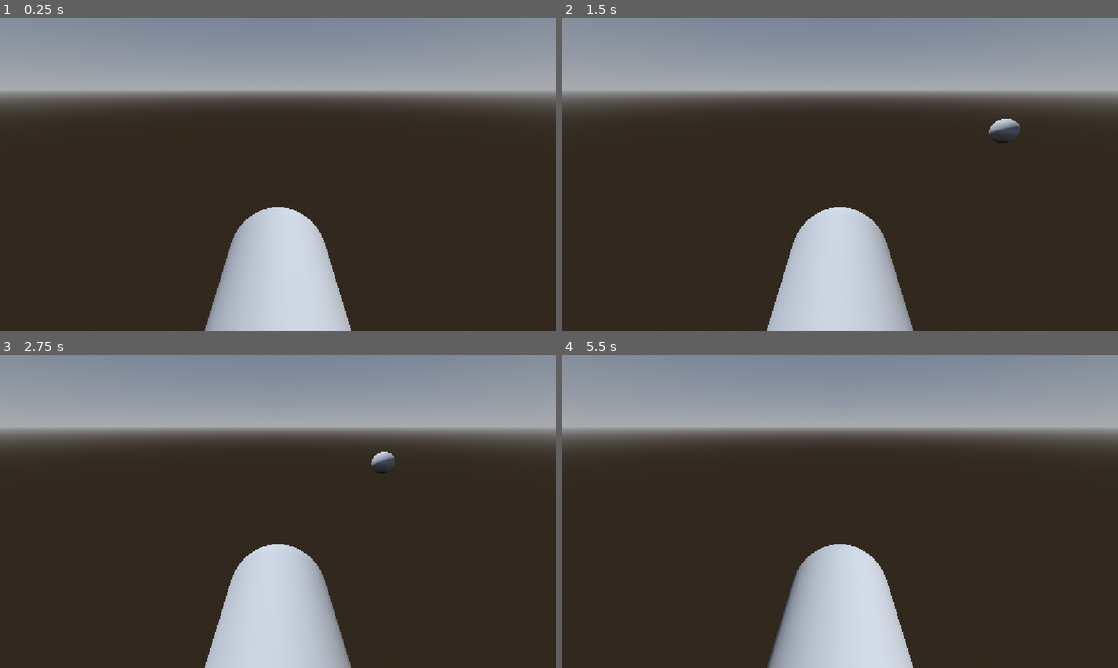
Above: before the commit, frames 1-4 (two rows, left to right).
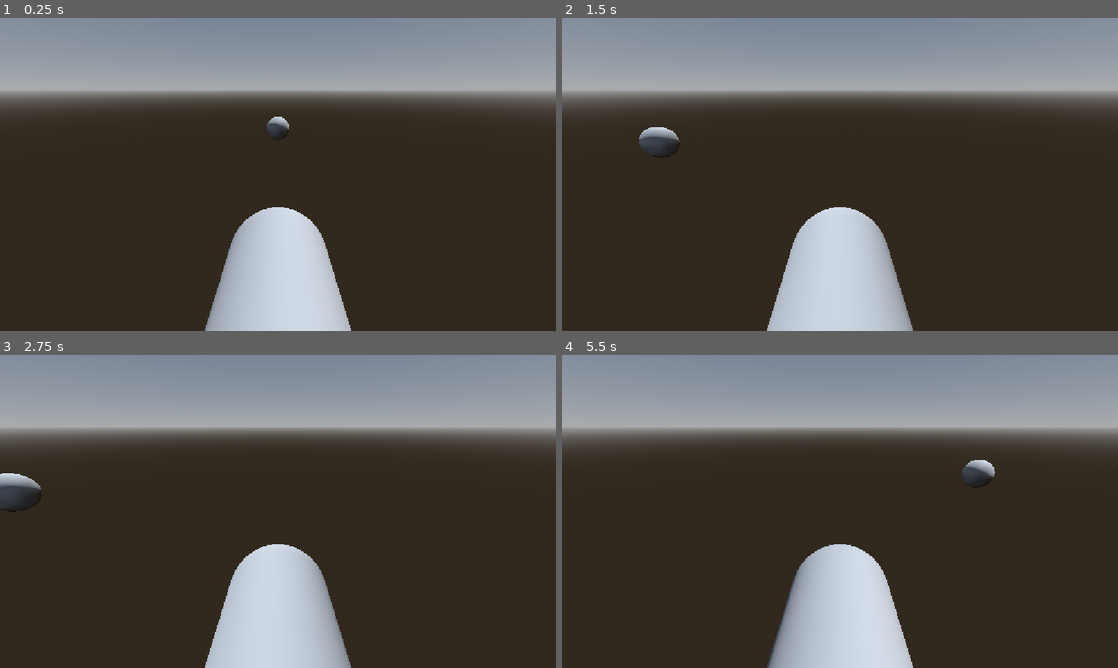
Above: after the commit, the same moments.

Repository: PeterDrake/yachtsinkers
Game: Godot game, scene res://yachtsinkers.tscn
Same seed, same stepped clock (60 frames per second), same inputs: the game is played once before the commit and once after it. Sound files missing from this copy of the repository are replaced by a short silence.
Inputs:
- Up to frame 1 (0.25 s): no input
- Up to frame 2 (1.5 s): tap Enter at 0.5 s; hold Right (ui_right) 0.53-1.28 s; hold Left (ui_left) from 1.28 s (still down)
- Up to frame 3 (2.75 s): release Left (ui_left) at 2.03 s; hold Right (ui_right) from 2.03 s (still down)
- Up to frame 4 (5.5 s): release Right (ui_right) at 3.53 s; hold Left (ui_left) from 3.53 s (still down)

The runs differ from the first frame. In frame 1, 0.2% of the frame differs, in the area x 48-52%, y 31-39%; in frame 2, 0.6%; in frame 3, 0.7%, in the area x 0-71%, y 30-51%; in frame 4, 0.3%.

Commit message:
Changed buoy position

Diff:
--- a/buoy.tscn
+++ b/buoy.tscn
@@ -17,6 +17,7 @@
 mesh = SubResource("SphereMesh_xx5pe")
 
 [node name="BuoySound" type="AudioStreamPlayer3D" parent="." unique_id=1197138728]
+transform = Transform3D(-4.371139e-08, 0, -1, 0, 1, 0, 1, 0, -4.371139e-08, 0, 0, 0)
 stream = ExtResource("2_rsqnq")
 autoplay = true
 bus = &"reverb"
--- a/yachtsinkers.tscn
+++ b/yachtsinkers.tscn
@@ -30,4 +30,4 @@
 transform = Transform3D(1, 0, 0, 0, -0.9227412, -0.38542044, 0, 0.38542044, -0.9227412, 0, -1.5978748, -1.1316499)
 
 [node name="Buoy" parent="." unique_id=210908673 instance=ExtResource("2_xpjbq")]
-transform = Transform3D(-1, 0, 8.742278e-08, 0, 1, 0, -8.742278e-08, 0, -1, 10, 0, 0)
+transform = Transform3D(1, 0, 0, 0, 1, 0, 0, 0, 1, 0, 0, -8)
